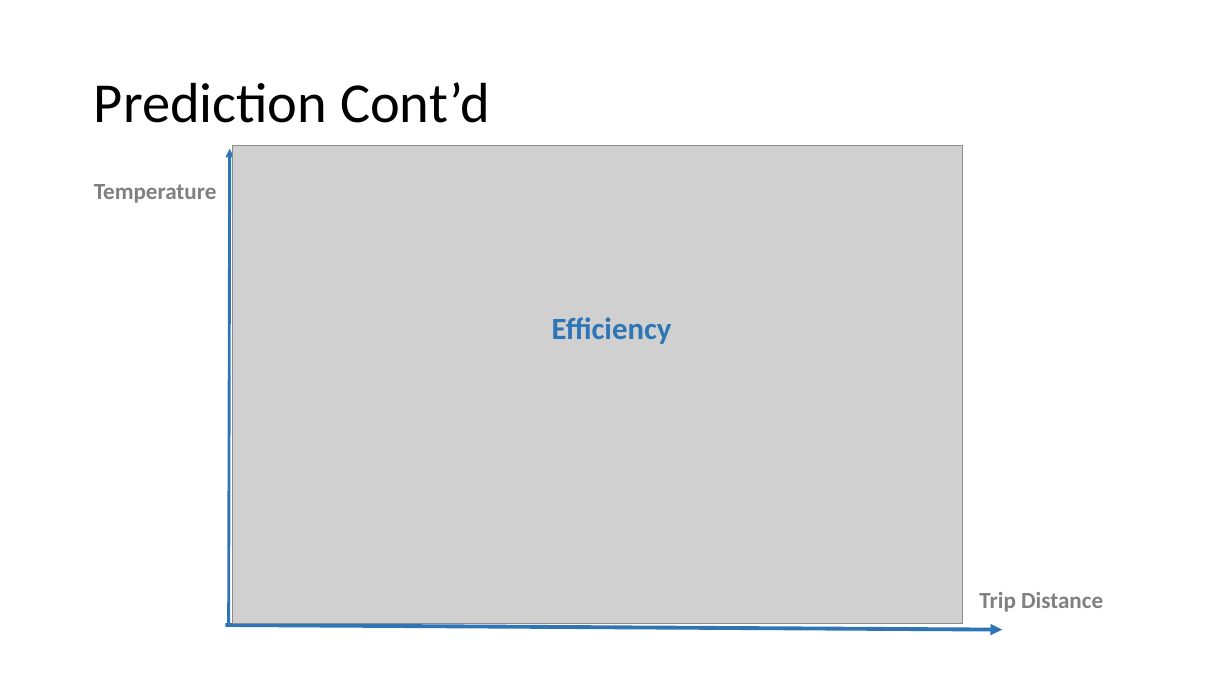
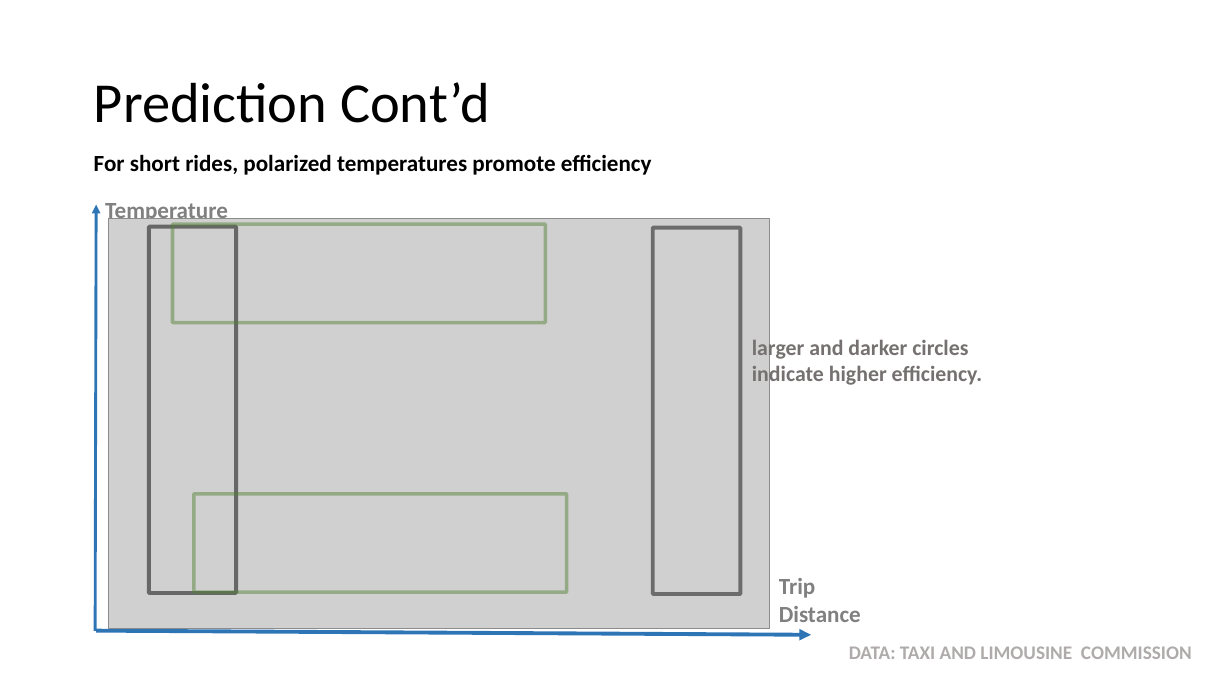
Before and after one commit to MiyainNYC/PySpark-Data-Challenge, a slide deck: slide 27 of DataChallengeAssessment.pptx (slide 26 before the commit). Drawn at 1232x693 pixels with LibreOffice and Linux fonts; fonts in the diff are those of the drawing; grey boxes stand for pictures. Boxes give left, top, right and bottom in pixels: in the first picture for what was removed or moved away, otherwise in the second. Text is boxed around its words. In the diff, an @@ line names an element or a change of style, - is before the commit and + after.

```diff
--- a/DataChallengeAssessment.pptx
+++ b/DataChallengeAssessment.pptx
@@ text added at (94, 154, 652, 175), 18 pt, text #000000, bold @@
+For short rides, polarized temperatures promote efficiency
@@ arrow moved from (228, 627) - (230, 149) to (95, 631) - (96, 205) @@
@@ text "Temperature": place and size @@
-text "Temperature" at (94, 184, 217, 203)
+text "Temperature" at (105, 203, 228, 224)
@@ picture: place and size @@
-picture at (233, 146, 963, 624)
+picture at (108, 218, 770, 628)
@@ rectangle added at (149, 226, 236, 592), outline #000000 3 pt @@
@@ rectangle added at (173, 225, 546, 323), outline #548235 2.75 pt @@
@@ rectangle added at (653, 227, 740, 593), outline #000000 3 pt @@
@@ text removed at (552, 317, 672, 344) @@
-Efficiency
@@ text added at (752, 336, 982, 388), 17 pt, text #767171, bold @@
+larger and darker circles indicate higher efficiency.
@@ rectangle added at (194, 494, 567, 593), outline #548235 2.75 pt @@
@@ text "Trip Distance" rewrapped from (979, 592, 1103, 612) to (779, 578, 861, 622) @@
@@ arrow moved from (226, 625) - (1002, 629) to (96, 631) - (811, 635) @@
@@ text added at (849, 646, 1192, 659), 15 pt, text #AFABAB, bold @@
+DATA: TAXI AND LIMOUSINE COMMISSION
```
Also in this commit, not shown: 12 other slides changed, 2 slides added, 1 slide removed.
